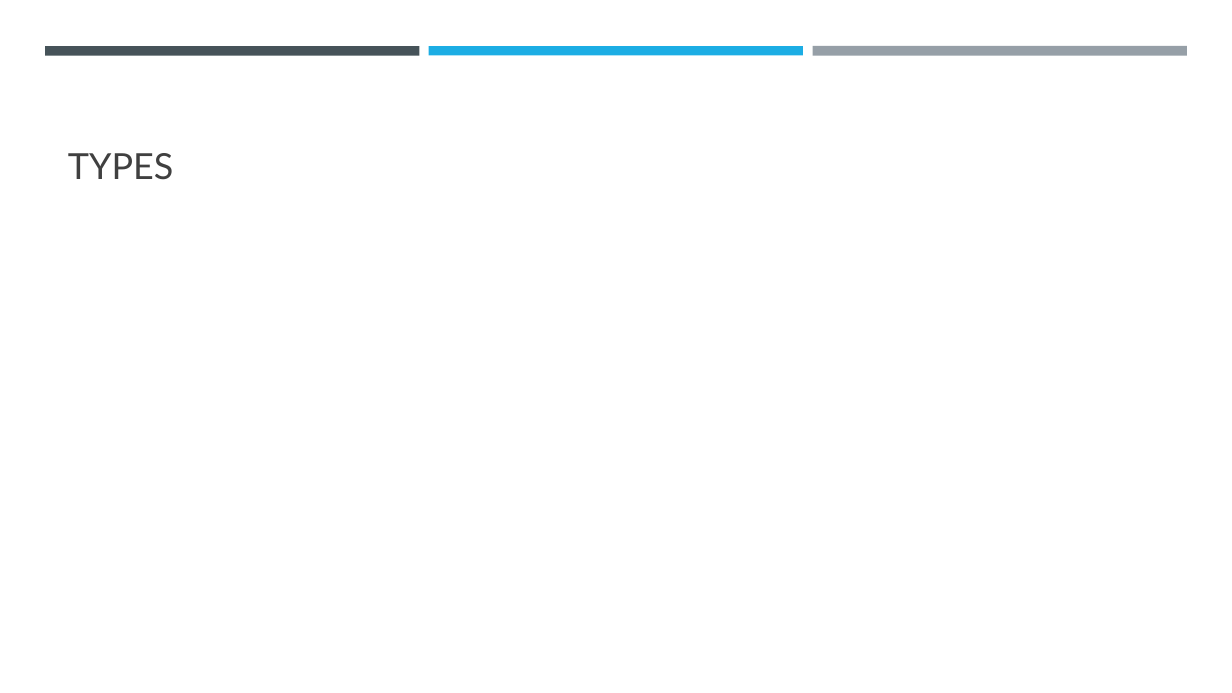
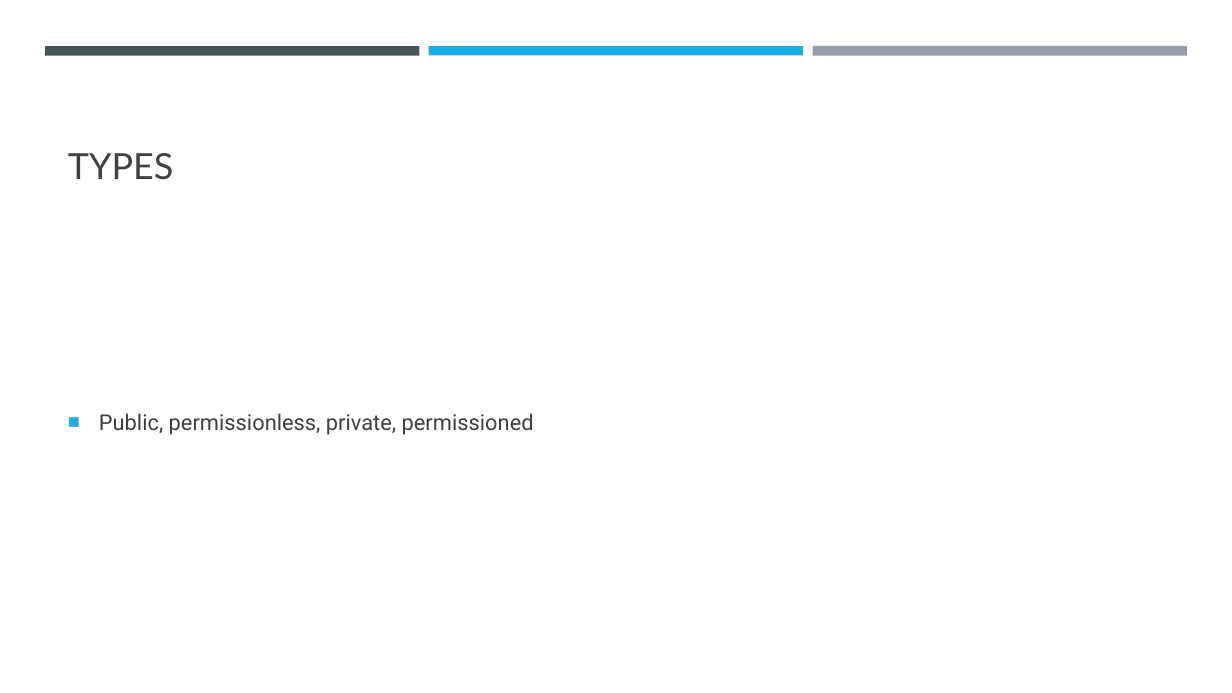
Before and after one commit to abhi3700/My_Learning_Blockchain, a slide deck: slide 6 of PPT.pptx. Drawn at 1232x693 pixels with LibreOffice and Linux fonts; fonts in the diff are those of the drawing. Boxes give left, top, right and bottom in pixels: in the first picture for what was removed or moved away, otherwise in the second. Text is boxed around its words. In the diff, an @@ line names an element or a change of style, - is before the commit and + after.

```diff
--- a/PPT.pptx
+++ b/PPT.pptx
@@ text added at (x1=99, y1=413, x2=534, y2=435), 17 pt, text #404040 @@
+■ Public, permissionless, private, permissioned
```
Also in this commit, not shown: 1 other slide changed.
